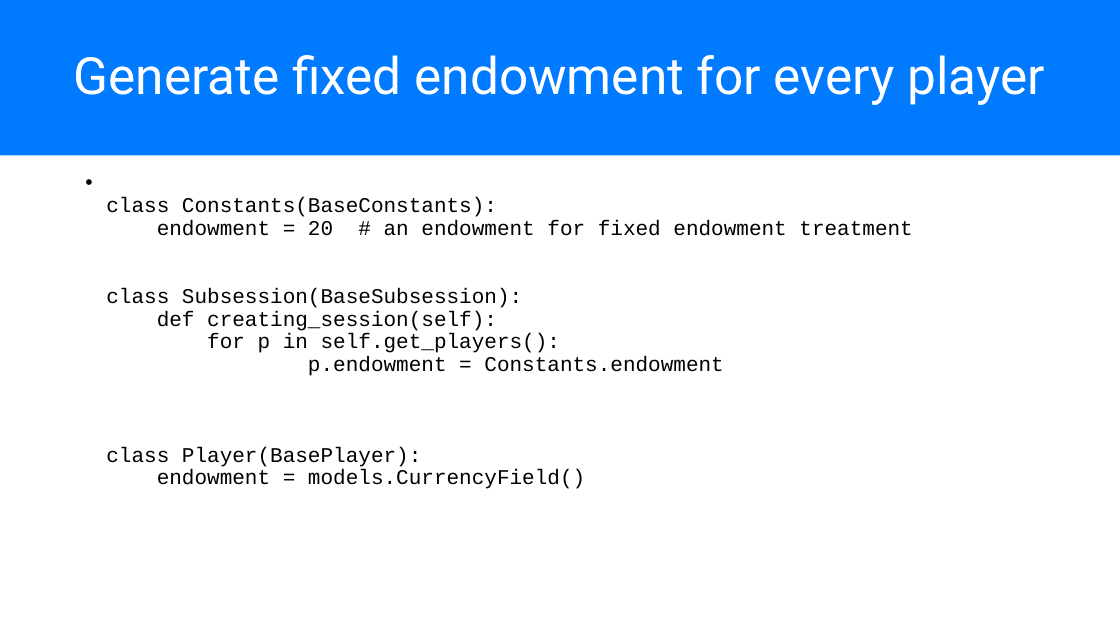
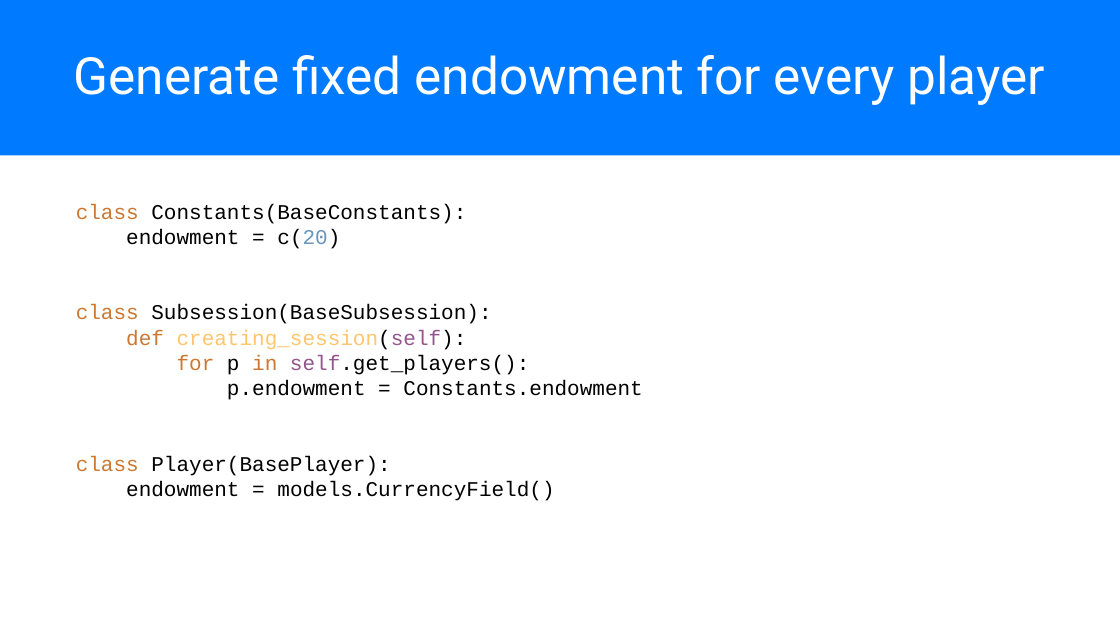
Before and after one commit to chapkovski/uncertainty-summer-school, a slide deck: slide 5 of presentations/frankfurt_july_2019 day3.pptx (slide 4 before the commit). Drawn at 1120x630 pixels with LibreOffice and Linux fonts; fonts in the diff are those of the drawing. Boxes give left, top, right and bottom in pixels: in the first picture for what was removed or moved away, otherwise in the second. Text is boxed around its words. In the diff, an @@ line names an element or a change of style, - is before the commit and + after.

```diff
--- a/presentations/frankfurt_july_2019 day3.pptx
+++ b/presentations/frankfurt_july_2019 day3.pptx
@@ text at [76, 204, 642, 501]: text changed @@
-• class Constants(BaseConstants):
-  endowment = 20 # an endowment for fixed endowment treatment
-  class Subsession(BaseSubsession):
-  def creating_session(self):
-  for p in self.get_players():
-  p.endowment = Constants.endowment
-  class Player(BasePlayer):
-  endowment = models.CurrencyField()
+class Constants(BaseConstants):
+endowment = c(20)
+class Subsession(BaseSubsession):
+def creating_session(self):
+for p in self.get_players():
+p.endowment = Constants.endowment
+class Player(BasePlayer):
+endowment = models.CurrencyField()
```
Also in this commit, not shown: 5 slides added, 3 other files.
